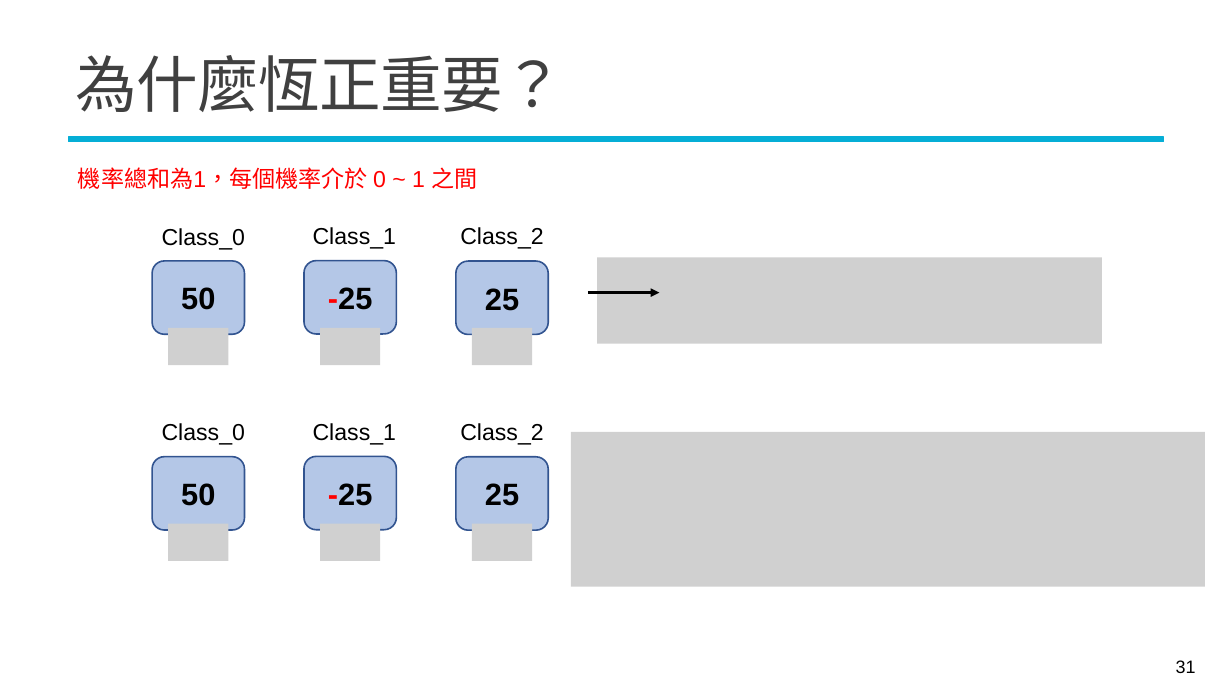
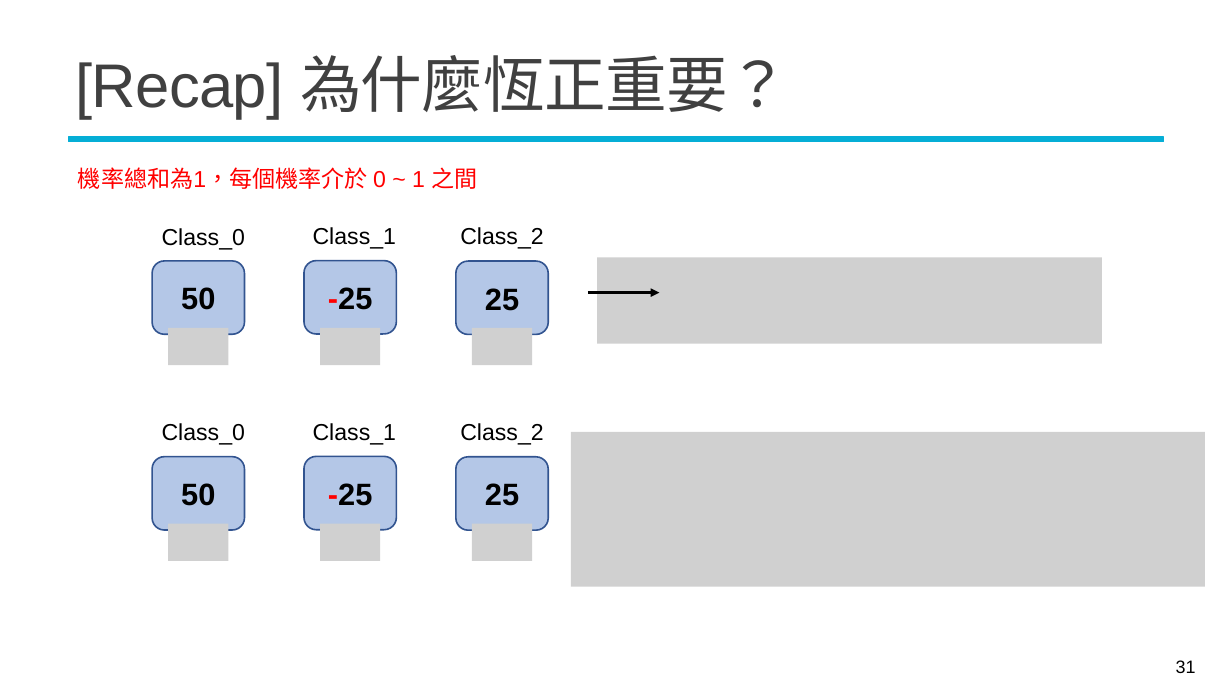
Before and after one commit to mcps5601/CGUDL_2026_fall, a slide deck: slide 31 of slides/rnn_1028.pptx. Drawn at 1232x693 pixels with LibreOffice and Linux fonts; fonts in the diff are those of the drawing; grey boxes stand for pictures; background and template pictures are left out. Boxes give left, top, right and bottom in pixels: in the first picture for what was removed or moved away, otherwise in the second. Text is boxed around its words. In the diff, an @@ line names an element or a change of style, - is before the commit and + after.

```diff
--- a/slides/rnn_1028.pptx
+++ b/slides/rnn_1028.pptx
@@ title at box(75, 55, 789, 118): text changed; font Noto Sans CJK TC to Arial @@
-為什麼恆正重要？
+[Recap] 為什麼恆正重要？
```
Also in this commit, not shown: 6 other slides changed, 1 other file.
